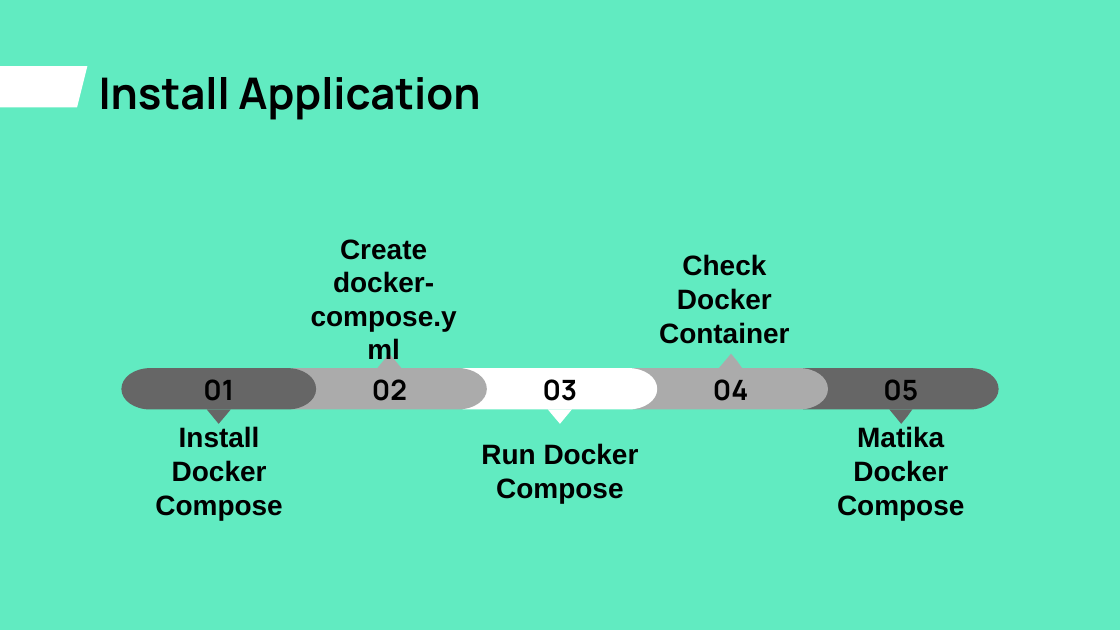
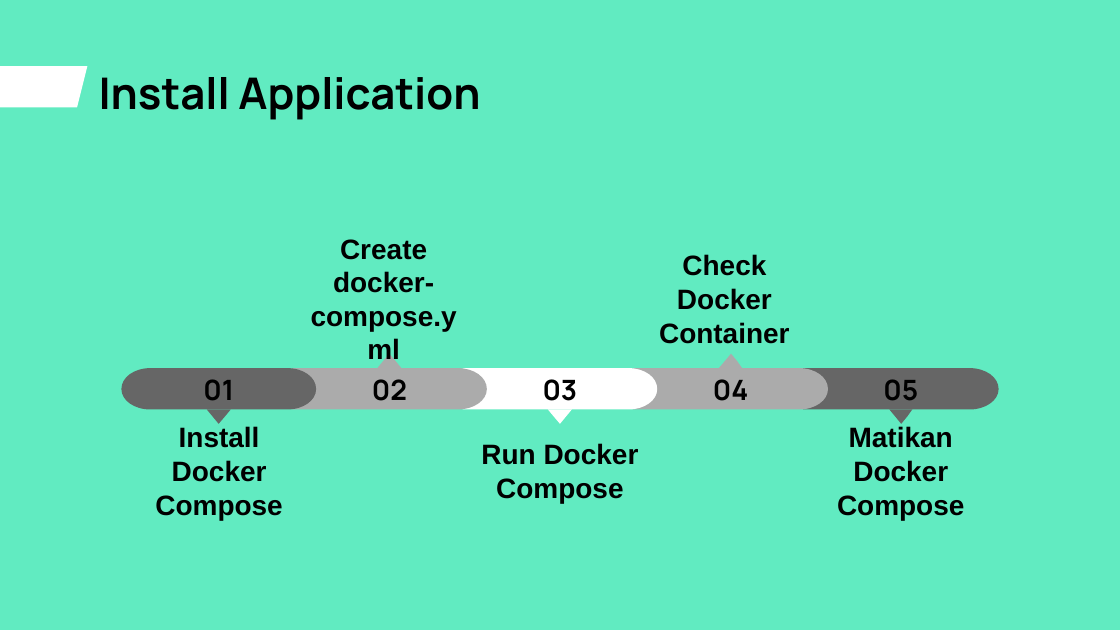
Before and after one commit to igstbagusdharmaputra/DumbwaysBootcamp, a slide deck: slide 27 of dumbweek3/Dumbweek3.pptx (slide 10 before the commit). Drawn at 1120x630 pixels with LibreOffice and Linux fonts; fonts in the diff are those of the drawing. Boxes give left, top, right and bottom in pixels: in the first picture for what was removed or moved away, otherwise in the second. Text is boxed around its words. In the diff, an @@ line names an element or a change of style, - is before the commit and + after.

```diff
--- a/dumbweek3/Dumbweek3.pptx
+++ b/dumbweek3/Dumbweek3.pptx
@@ text at [837, 426, 964, 520]: text changed @@
-Matika Docker Compose
+Matikan Docker Compose
```
Also in this commit, not shown: 17 other slides changed, 67 slides added, 1 other file.
